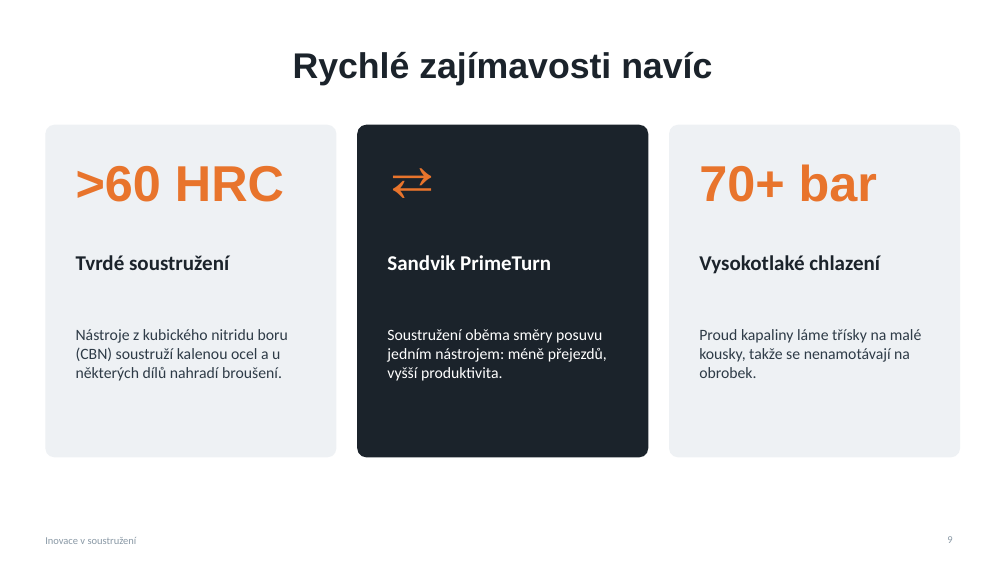
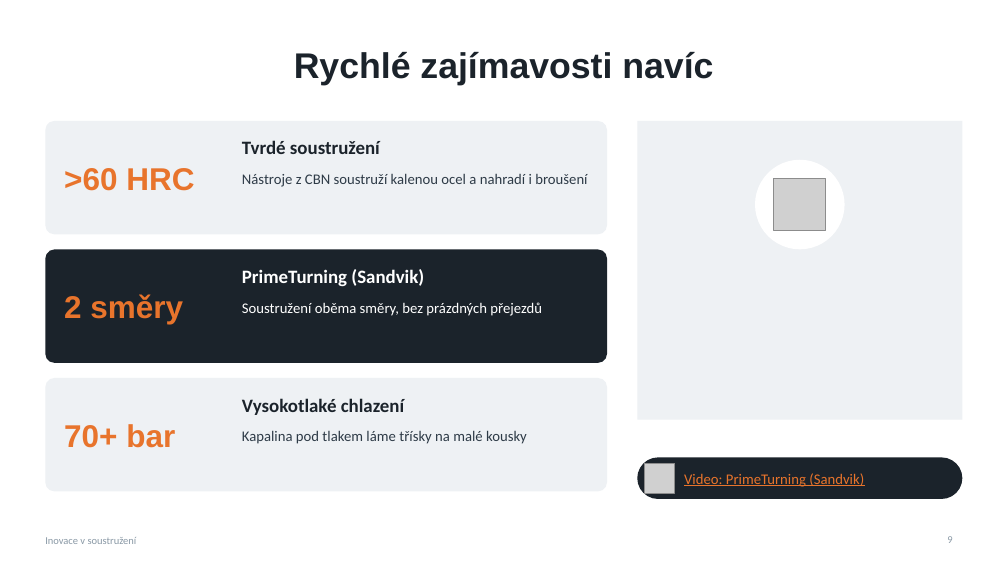
Before and after one commit to dodgeandroll/lol, a slide deck: slide 9 of Inovace_v_soustruzeni.pptx. Drawn at 1008x567 pixels with LibreOffice and Linux fonts; fonts in the diff are those of the drawing; grey boxes stand for pictures. Boxes give left, top, right and bottom in pixels: in the first picture for what was removed or moved away, otherwise in the second. Text is boxed around its words. In the diff, an @@ line names an element or a change of style, - is before the commit and + after.

```diff
--- a/Inovace_v_soustruzeni.pptx
+++ b/Inovace_v_soustruzeni.pptx
@@ rounded rectangle: place and size @@
-rounded rectangle at bbox=[45, 125, 337, 457]
+rounded rectangle at bbox=[45, 121, 607, 234]
@@ text ">60 HRC": place and size @@
-text ">60 HRC" at bbox=[76, 166, 284, 202]
+text ">60 HRC" at bbox=[64, 168, 194, 191]
@@ text ">60 HRC" at bbox=[64, 168, 194, 191]: size 48 to 30 pt; vertical alignment top to middle @@
@@ text "Tvrdé soustružení": place and size @@
-text "Tvrdé soustružení" at bbox=[76, 255, 229, 270]
+text "Tvrdé soustružení" at bbox=[242, 140, 380, 154]
@@ text "Tvrdé soustružení" at bbox=[242, 140, 380, 154]: size 20 to 18 pt @@
@@ rectangle added at bbox=[637, 121, 963, 420], fill #EEF1F4 @@
@@ text at bbox=[242, 174, 587, 187]: text changed; size 15 to 14 pt @@
-Nástroje z kubického nitridu boru (CBN) soustruží kalenou ocel a u některých dílů nahradí broušení.
+Nástroje z CBN soustruží kalenou ocel a nahradí i broušení
@@ text removed at bbox=[387, 151, 622, 234] @@
-⇄
@@ ellipse added at bbox=[755, 160, 845, 250], fill #FFFFFF @@
@@ picture added at bbox=[774, 178, 827, 231] @@
@@ rounded rectangle: place and size @@
-rounded rectangle at bbox=[357, 125, 648, 457]
+rounded rectangle at bbox=[45, 250, 607, 363]
@@ text at bbox=[242, 269, 424, 287]: text changed; size 20 to 18 pt @@
-Sandvik PrimeTurn
+PrimeTurning (Sandvik)
@@ text added at bbox=[64, 294, 183, 324], 30 pt, text #E8742C, bold @@
+2 směry
@@ text at bbox=[242, 302, 542, 316]: text changed; size 15 to 14 pt @@
-Soustružení oběma směry posuvu jedním nástrojem: méně přejezdů, vyšší produktivita.
+Soustružení oběma směry, bez prázdných přejezdů
@@ proportions changed in 3 elements at bbox=[45, 121, 607, 234], bbox=[45, 250, 607, 363], bbox=[45, 378, 607, 492] @@
@@ rounded rectangle: place and size @@
-rounded rectangle at bbox=[669, 125, 960, 457]
+rounded rectangle at bbox=[45, 378, 607, 492]
@@ text "70+ bar" at bbox=[64, 424, 175, 448]: size 48 to 30 pt; vertical alignment top to middle @@
@@ text "70+ bar": place and size @@
-text "70+ bar" at bbox=[699, 164, 877, 202]
+text "70+ bar" at bbox=[64, 424, 175, 448]
@@ text "Vysokotlaké chlazení" at bbox=[242, 398, 404, 415]: size 20 to 18 pt @@
@@ text "Vysokotlaké chlazení": place and size @@
-text "Vysokotlaké chlazení" at bbox=[699, 255, 880, 274]
+text "Vysokotlaké chlazení" at bbox=[242, 398, 404, 415]
@@ text at bbox=[242, 430, 527, 444]: text changed; size 15 to 14 pt @@
-Proud kapaliny láme třísky na malé kousky, takže se nenamotávají na obrobek.
+Kapalina pod tlakem láme třísky na malé kousky
@@ rounded rectangle added at bbox=[637, 457, 963, 499], fill #1B232B @@
@@ picture added at bbox=[644, 463, 675, 493] @@
@@ text added at bbox=[684, 473, 864, 487], 14 pt, text #E8742C, underline @@
+Video: PrimeTurning (Sandvik)
```
Also in this commit, not shown: 9 other slides changed.
